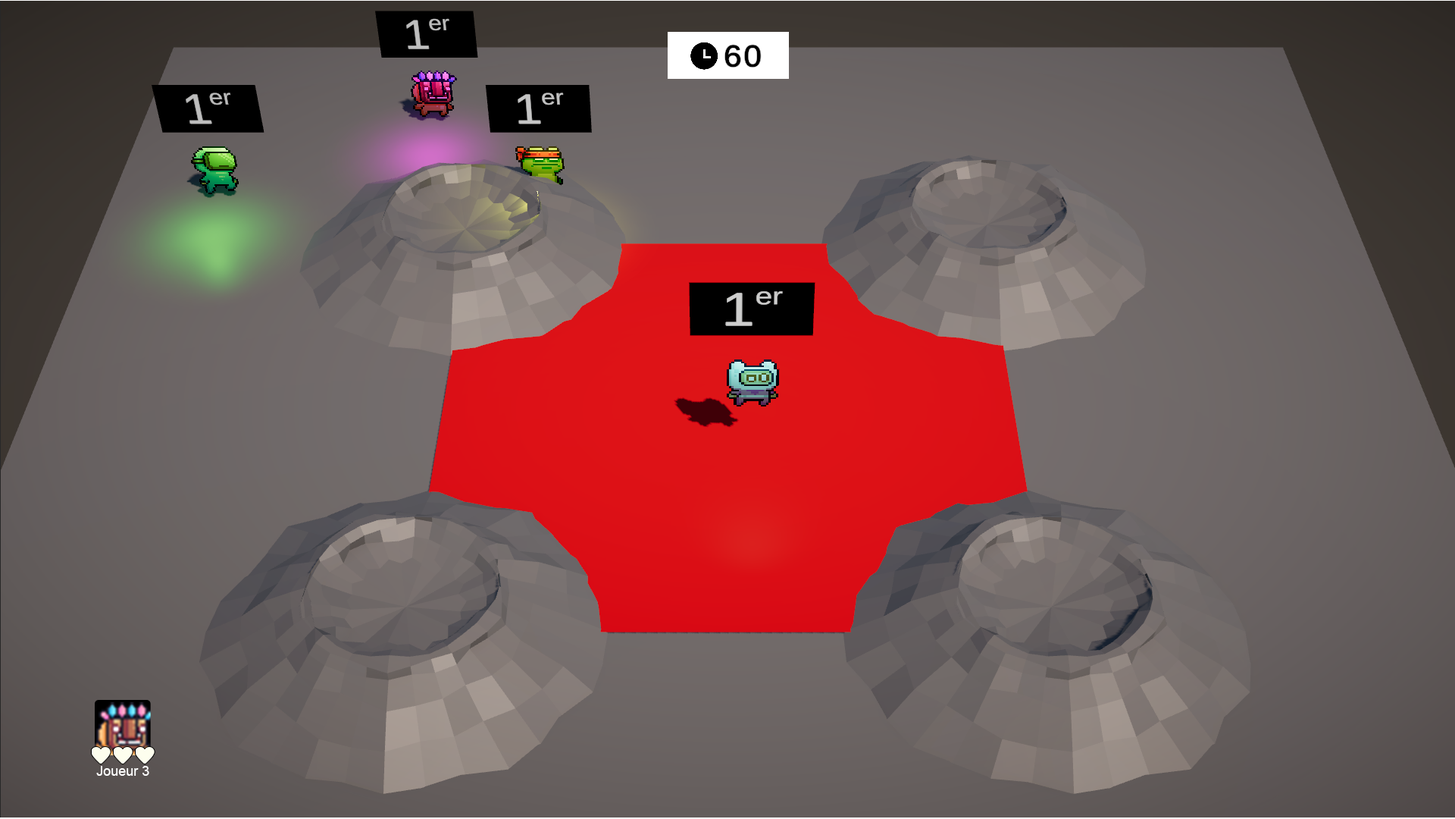
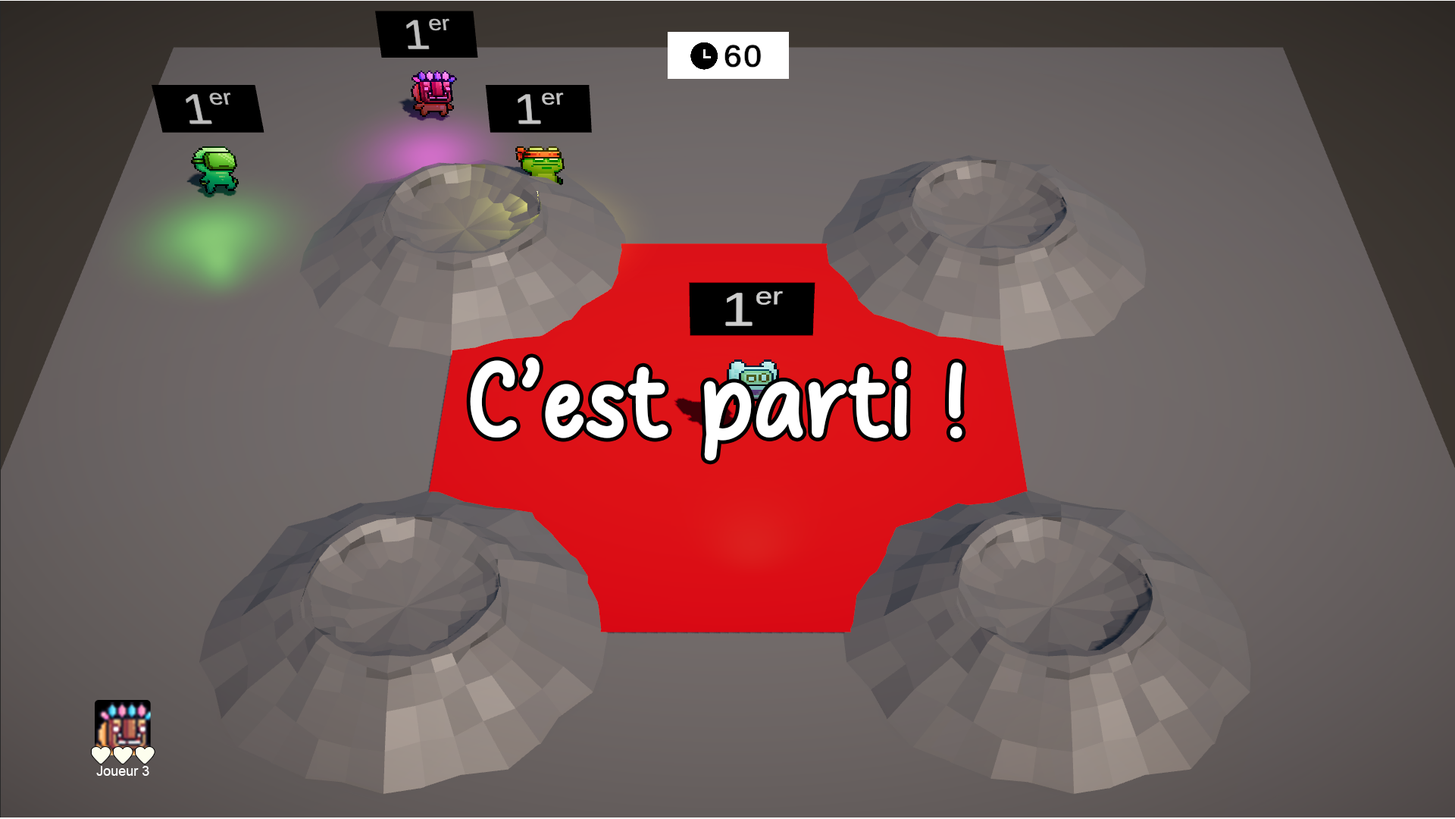
Two versions of the same layered image (1455x819). Layer-by-layer changes:
added layer "C’est parti !" above "iconmonstr-heart-filled-240" over left=469, top=357, right=963, bottom=461
